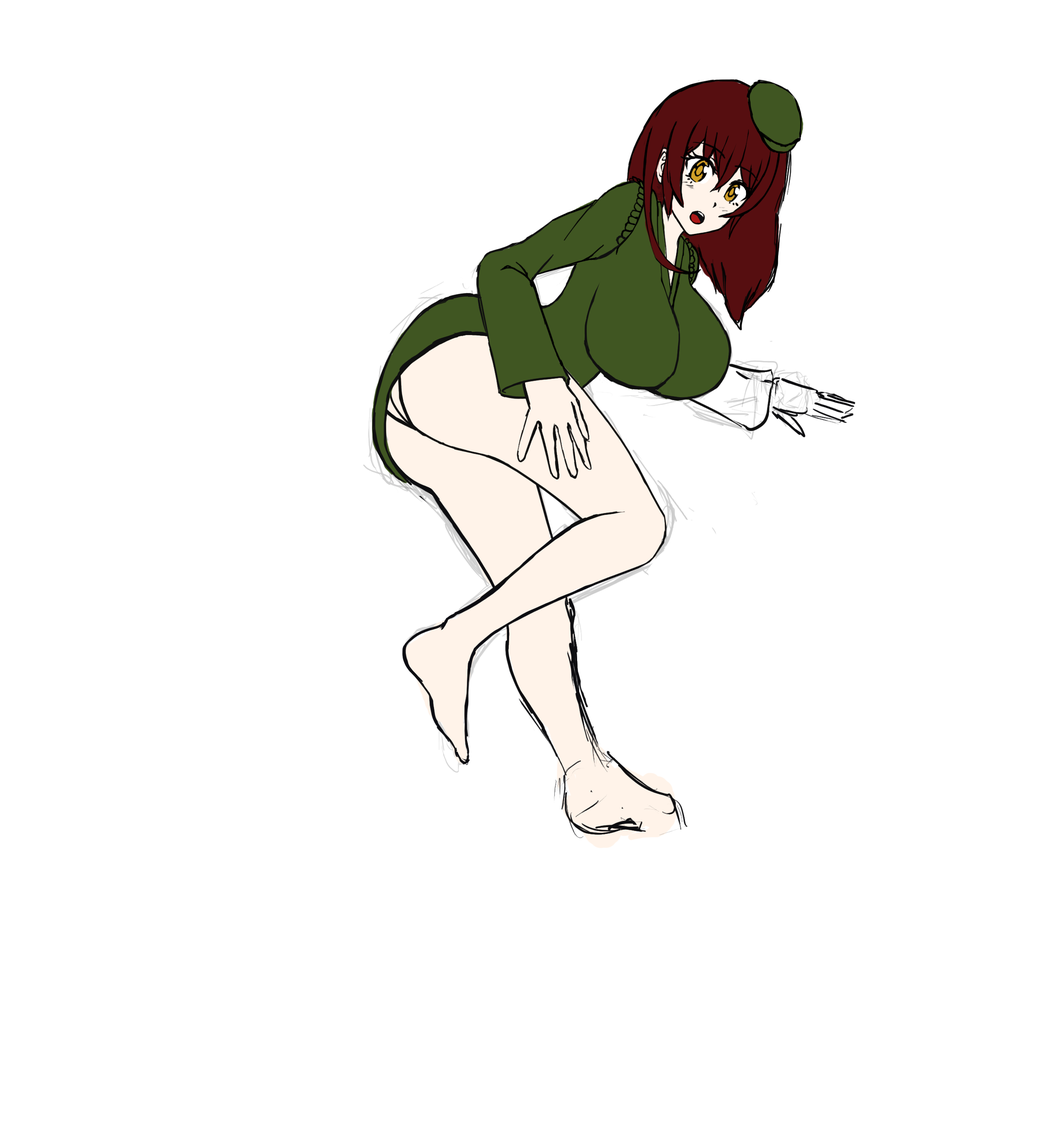
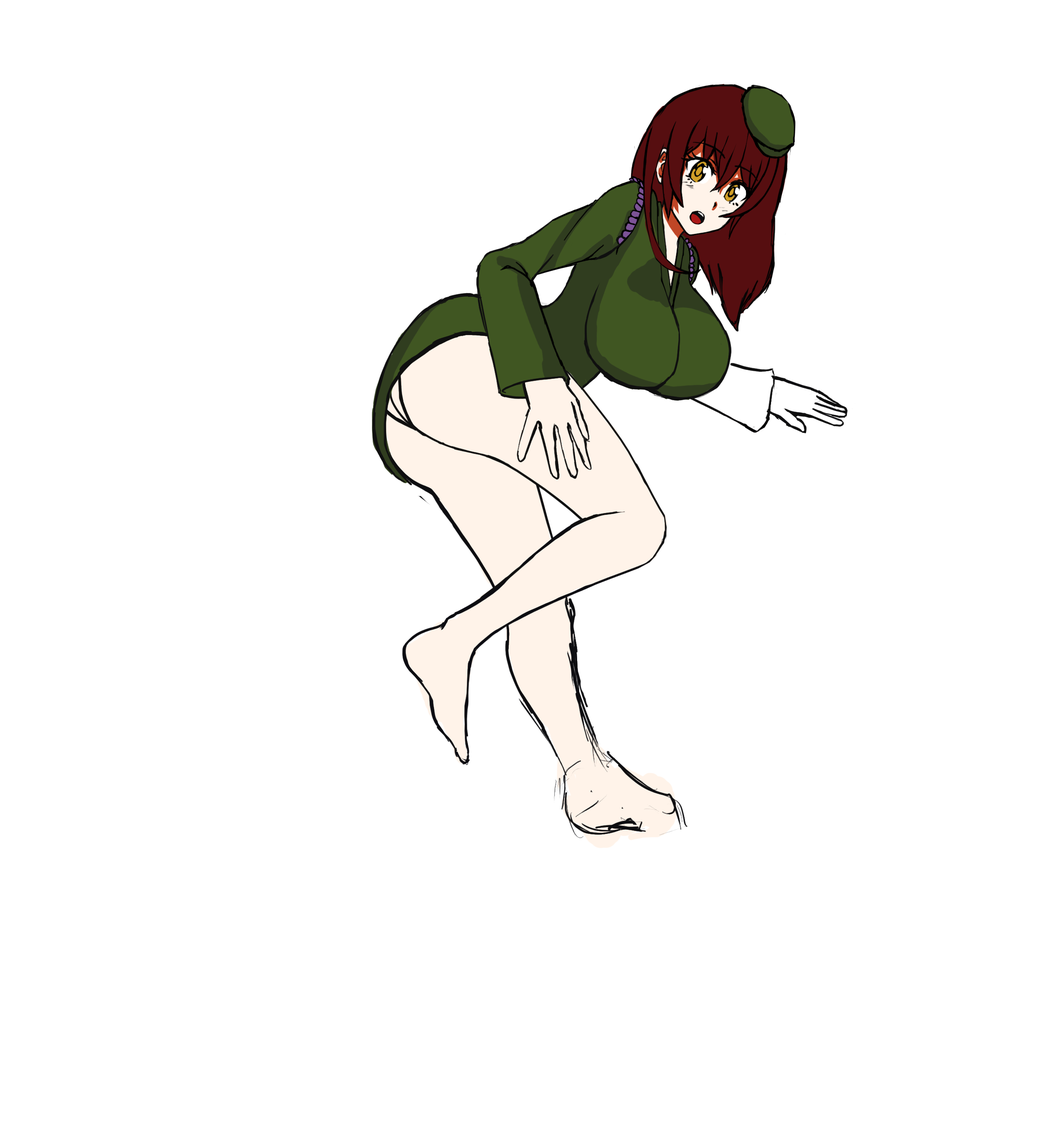
Before/after of a 1059 × 1148 layered artwork. What changed in the layer stack:
painted on "Layer 15" over [666, 145, 670, 184]
painted on "Layer 26" over [651, 80, 722, 175]
painted on "Layer 4" over [680, 149, 720, 184]
added layer "Layer 34" above "Layer 35" over [617, 176, 696, 283]
added layer "Layer 35" above "Layer 22" over [363, 179, 745, 509]
painted on "Layer 22" over [558, 180, 668, 394]
painted on "Layer 20" over [687, 362, 775, 434]
painted on "Layer 19" over [735, 368, 856, 438]
painted on "Layer 7" over [740, 79, 803, 160]
added layer "Layer 36" above "Layer 33" over [718, 78, 797, 163]
painted on "Layer 33" over [740, 80, 804, 158]
painted on "Layer 3" over [626, 78, 791, 184]
painted on "Layer 25" over [662, 79, 753, 218]
hid "Layer 10" over [363, 186, 779, 493]
painted on "Layer 32" over [689, 213, 702, 225]
added layer "Layer 38" above "Layer 23" over [658, 134, 749, 241]
hid "Layer 1" over [382, 79, 819, 773]
painted on "Layer 12" over [693, 138, 792, 332]
painted on "Layer 29" over [627, 80, 789, 330]
